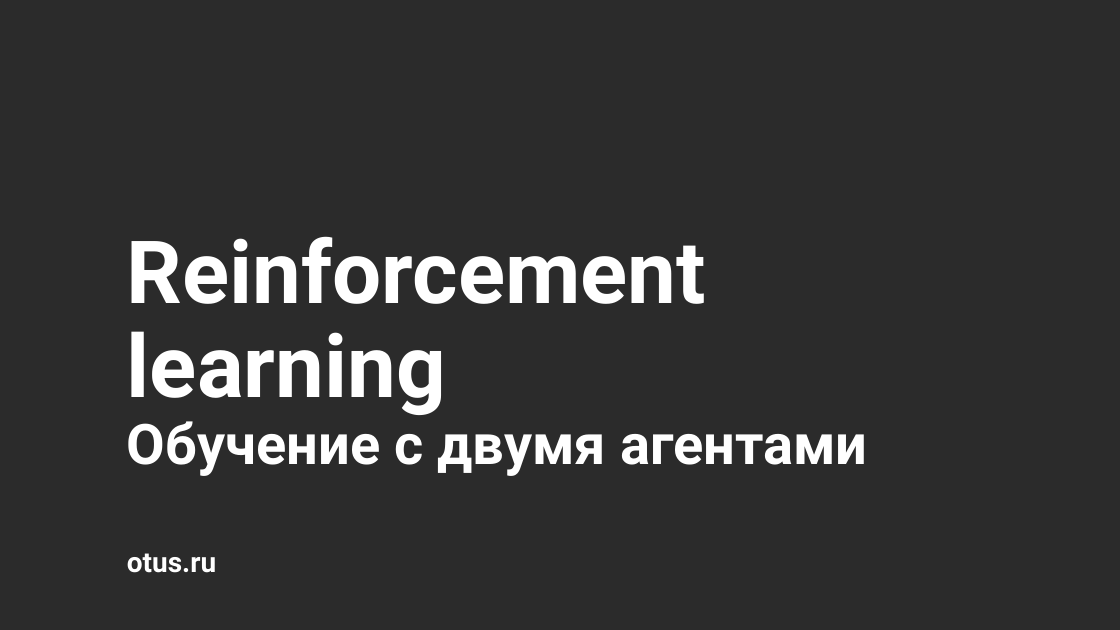
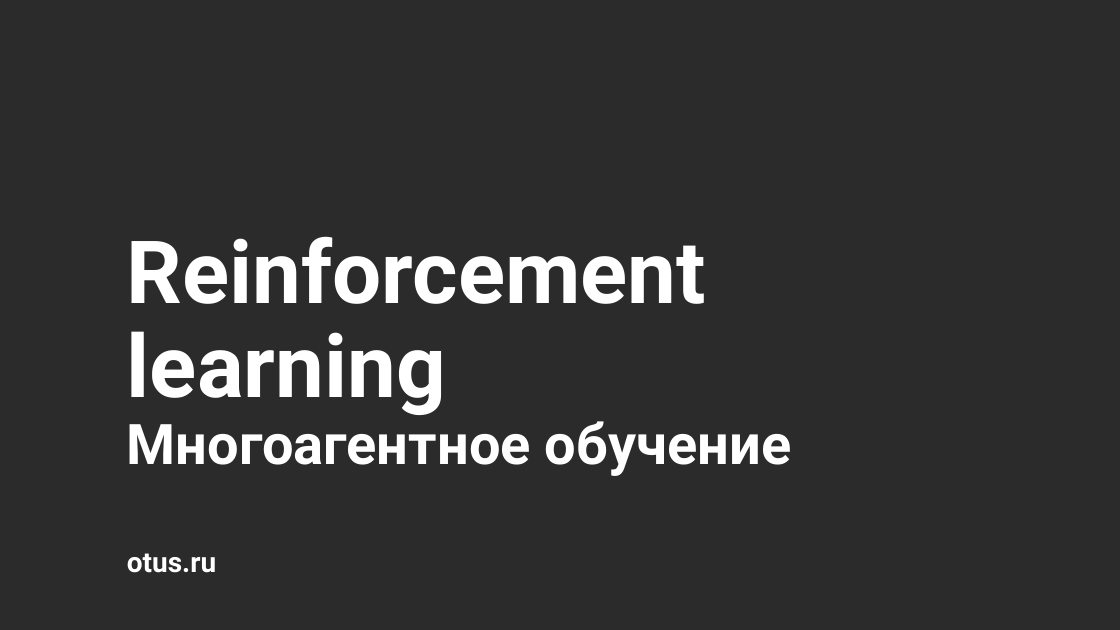
Before and after one commit to stureiko/Otus_lectures, a slide deck: slide 1 of RL/03 - Продвинутые темы Reinforcement Learning/03 - 02 Multiagent learning (MARL - DDPG)/MARL DDPG.pptx. Drawn at 1120x630 pixels with LibreOffice and Linux fonts; fonts in the diff are those of the drawing; background and template pictures are left out; a plain dark background stands for a picture behind light text. Boxes give left, top, right and bottom in pixels: in the first picture for what was removed or moved away, otherwise in the second. Text is boxed around its words. In the diff, an @@ line names an element or a change of style, - is before the commit and + after.

Commit message:
Course RL, lesson Multiagent learning.

```diff
--- a/RL/03 - Продвинутые темы Reinforcement Learning/03 - 02 Multiagent learning (MARL - DDPG)/MARL DDPG.pptx
+++ b/RL/03 - Продвинутые темы Reinforcement Learning/03 - 02 Multiagent learning (MARL - DDPG)/MARL DDPG.pptx
@@ title at [127,413,792,476]: text changed @@
-Обучение с двумя агентами
+Многоагентное обучение
```
Also in this commit, not shown: 10 other slides changed, 5 slides added, 3 slides removed, 1 other file.
